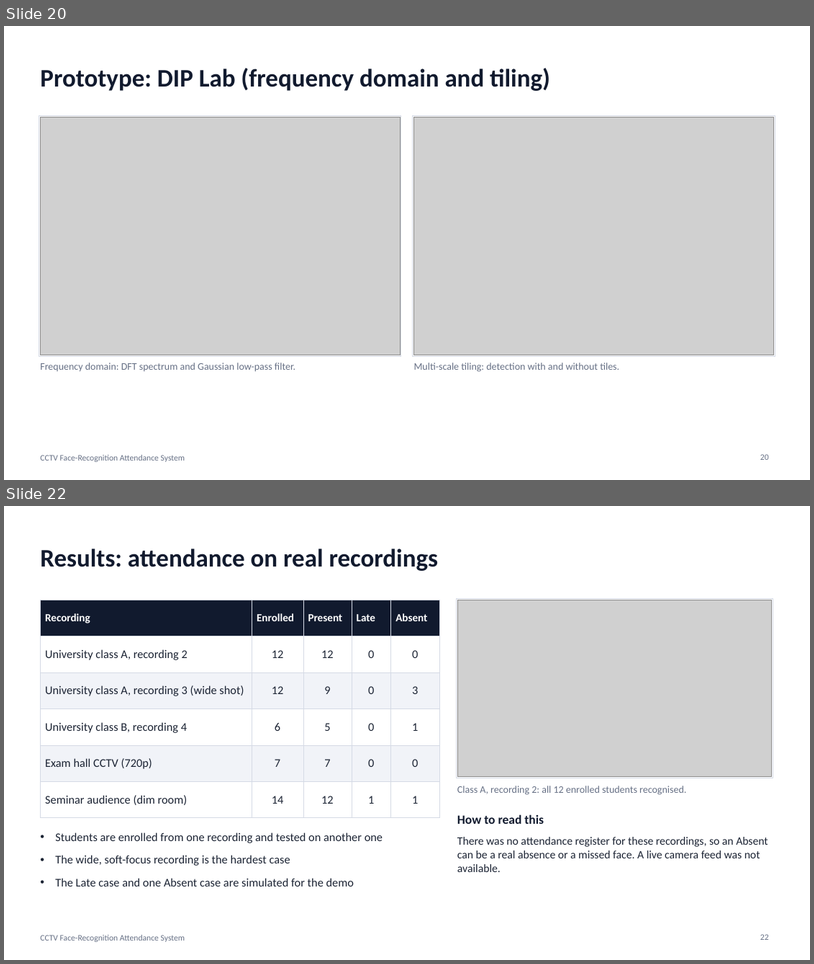
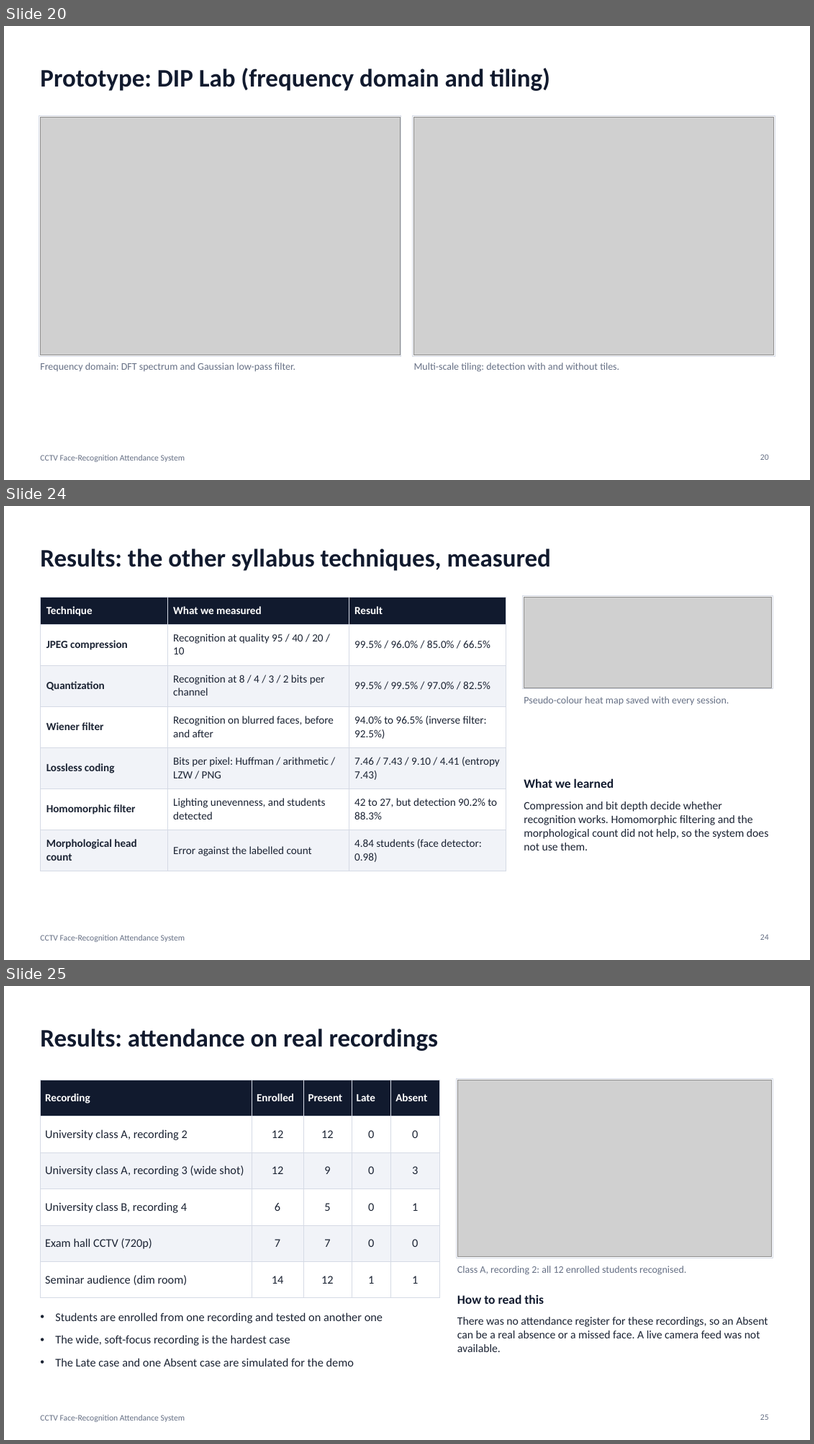
Before and after one commit to anoopsinghrru/cctv-based-attendence-, a slide deck: docs/DIP_Project_Presentation.pptx. Shown one above the other, each under a label of ours: slides 20 and 22 before the commit, slides 20, 24 and 25 after it; the slides between them are not shown. The pictures are 814x964 and 814x1444 pixels, drawn with LibreOffice and Linux fonts; fonts in the diff are those of the drawing; grey boxes stand for pictures. Boxes give left, top, right and bottom in pixels: in the first picture for what was removed or moved away, otherwise in the second. Text is boxed around its words. In the diff, an @@ line names an element or a change of style, - is before the commit and + after.

```diff
--- a/docs/DIP_Project_Presentation.pptx
+++ b/docs/DIP_Project_Presentation.pptx
@@ slide 24 added at [4, 506, 810, 960], background #FFFFFF; not listed: 1 template element that a slide beside it also shows @@
@@ title added at [40, 548, 551, 571], 30 pt, text #111A2E, bold @@
+Results: the other syllabus techniques, measured
@@ table added at [40, 597, 506, 865], 7 rows, 3 columns @@
+Technique | What we measured | Result
+JPEG compression | Recognition at quality 95 / 40 / 20 / 10 | 99.5% / 96.0% / 85.0% / 66.5%
+Quantization | Recognition at 8 / 4 / 3 / 2 bits per channel | 99.5% / 99.5% / 97.0% / 82.5%
+Wiener filter | Recognition on blurred faces, before and after | 94.0% to 96.5% (inverse filter: 92.5%)
+Lossless coding | Bits per pixel: Huffman / arithmetic / LZW / PNG | 7.46 / 7.43 / 9.10 / 4.41 (entropy 7.43)
+Homomorphic filter | Lighting unevenness, and students detected | 42 to 27, but detection 90.2% to 88.3%
+Morphological head count | Error against the labelled count | 4.84 students (face detector: 0.98)
@@ rectangle added at [523, 595, 774, 689], fill #FFFFFF, outline #D5DAE5 0.75 pt @@
@@ picture added at [525, 597, 772, 687] @@
@@ text added at [524, 696, 730, 705], 12 pt, text #667085 @@
+Pseudo-colour heat map saved with every session.
@@ text added at [524, 778, 614, 788], 15 pt, text #111A2E, bold @@
+What we learned
@@ text added at [524, 801, 769, 850], 13.5 pt, text #1B2333 @@
+Compression and bit depth decide whether recognition works. Homomorphic filtering and the morphological count did not help, so the system does not use them.
@@ page number added at [761, 934, 769, 939], 10 pt, text #667085 @@
+24
@@ what was slide 22 is now slide 25 @@
@@ page number at [761, 1414, 769, 1419]: text changed @@
-22
+25
```
Also in this commit, not shown: 4 slides changed, 3 other slides added, 1 slide removed, 30 other files.
